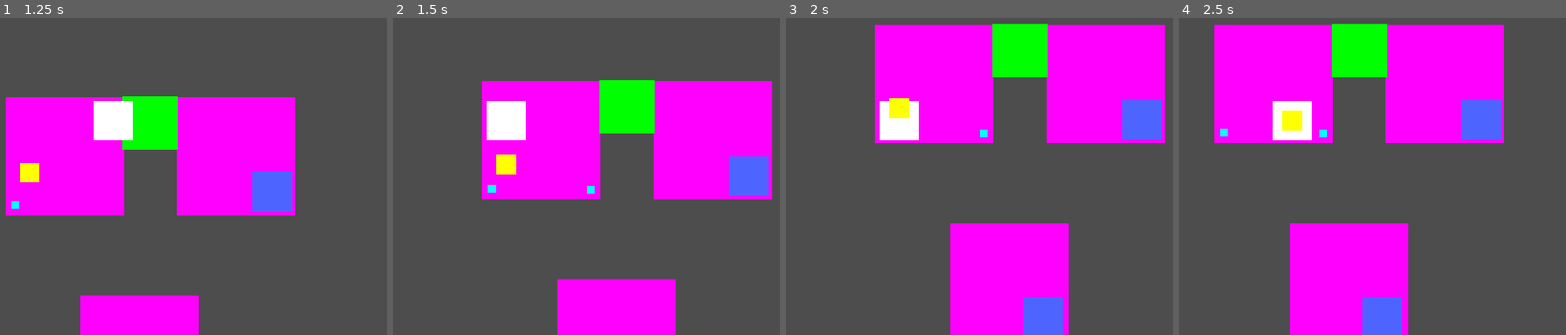
Above: before the commit, frames 1-4 (left to right).
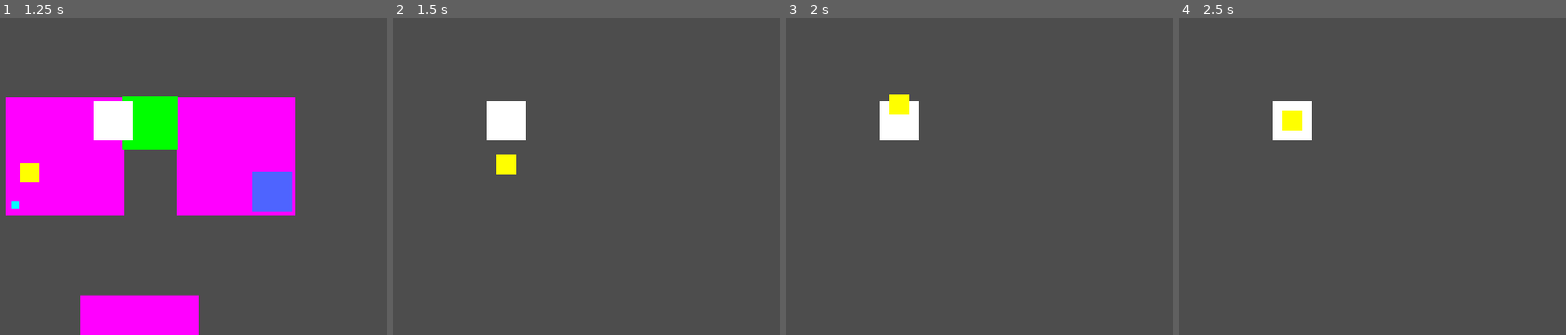
Above: after the commit, the same moments.

Repository: M4przybysz/lem_game_jam-powtorka
Game: Godot game, scene res://src/main/main.tscn
Same seed, same stepped clock (60 frames per second), same inputs: the game is played once before the commit and once after it.
Inputs:
- Up to frame 1 (1.25 s): tap Enter at 0.5 s; hold D (right) from 0.53 s (still down); tap F (action1) at 0.6 s
- Up to frame 2 (1.5 s): release D (right) at 1.28 s; hold S (down) from 1.28 s (still down); tap E (action2) at 1.35 s
- Up to frame 3 (2 s): keep holding S (down)
- Up to frame 4 (2.5 s): release S (down) at 2.03 s; hold D (right) from 2.03 s (still down); tap F (action1) at 2.1 s

Frame 1 is identical in both runs. In frame 2, 29% of the frame differs, in the area x 22-99%, y 19-100%; in frame 3, 35%, in the area x 22-99%, y 1-100%; in frame 4, 35%.

Commit message:
Zrobiłem główny pokój

Diff:
--- a/powtorka/src/gameplay/gameplay.tscn
+++ b/powtorka/src/gameplay/gameplay.tscn
@@ -6,6 +6,7 @@
 [ext_resource type="PackedScene" uid="uid://u330yrurm5sq" path="res://src/objects/item.tscn" id="4_44x78"]
 
 [node name="Gameplay" type="Node2D"]
+position = Vector2(-1912, 881)
 script = ExtResource("1_qu5en")
 
 [node name="test lvl" parent="." instance=ExtResource("1_wkdmg")]
--- /dev/null
+++ b/powtorka/src/levels/glowny.tscn
@@ -0,0 +1,88 @@
+[gd_scene load_steps=5 format=3 uid="uid://vlc2esek4y5n"]
+
+[ext_resource type="PackedScene" uid="uid://d1kkcfxkbvy1m" path="res://src/levels/rooms/room_big_closed.tscn" id="1_1k4ns"]
+[ext_resource type="PackedScene" uid="uid://c5ith1wamnvtw" path="res://src/objects/test_object.tscn" id="2_0er4t"]
+[ext_resource type="PackedScene" uid="uid://cshqsixm2pc76" path="res://src/player/player.tscn" id="3_cere0"]
+[ext_resource type="PackedScene" uid="uid://u330yrurm5sq" path="res://src/objects/item.tscn" id="4_0iudd"]
+
+[node name="Node2D" type="Node2D"]
+
+[node name="glowny" parent="." instance=ExtResource("1_1k4ns")]
+position = Vector2(1, -1051)
+
+[node name="Stolik" parent="." instance=ExtResource("2_0er4t")]
+position = Vector2(814, -726)
+scale = Vector2(8, 16)
+
+[node name="Krzeslo" parent="." instance=ExtResource("2_0er4t")]
+position = Vector2(956, -671)
+scale = Vector2(5, 5)
+
+[node name="Krzeslo2" parent="." instance=ExtResource("2_0er4t")]
+position = Vector2(955, -785)
+scale = Vector2(5, 5)
+
+[node name="Krzeslo3" parent="." instance=ExtResource("2_0er4t")]
+position = Vector2(673, -792)
+scale = Vector2(5, 5)
+
+[node name="Bierznia" parent="." instance=ExtResource("2_0er4t")]
+position = Vector2(942, -185)
+scale = Vector2(6, 14)
+
+[node name="Stacja badawcza" parent="." instance=ExtResource("2_0er4t")]
+position = Vector2(141, -56)
+scale = Vector2(12, 4)
+
+[node name="Stacja badawcza2" parent="." instance=ExtResource("2_0er4t")]
+position = Vector2(61, -214)
+scale = Vector2(4, 12)
+
+[node name="Właz" parent="." instance=ExtResource("2_0er4t")]
+position = Vector2(7, -509)
+scale = Vector2(4, 16)
+
+[node name="Rury" parent="." instance=ExtResource("2_0er4t")]
+position = Vector2(98, -1021)
+scale = Vector2(8, 2)
+
+[node name="Rury2" parent="." instance=ExtResource("2_0er4t")]
+position = Vector2(38, -921)
+scale = Vector2(2, 8)
+
+[node name="Kapsula" parent="." instance=ExtResource("2_0er4t")]
+position = Vector2(9, -761)
+scale = Vector2(4, 4)
+
+[node name="Wieszak na skafander" parent="." instance=ExtResource("2_0er4t")]
+position = Vector2(289, -1036)
+scale = Vector2(2, 2)
+
+[node name="Lampka sprawdzająca działanie stacji badawczej" parent="." instance=ExtResource("2_0er4t")]
+position = Vector2(280, -56)
+
+[node name="Player" parent="." instance=ExtResource("3_cere0")]
+position = Vector2(345, -159)
+
+[node name="Lampka sprawdzająca właz" parent="." instance=ExtResource("2_0er4t")]
+position = Vector2(39, -693)
+
+[node name="Lampka sprawdzająca bierznie" parent="." instance=ExtResource("2_0er4t")]
+position = Vector2(949, -353)
+
+[node name="Lampka sprawdzająca porządek" parent="." instance=ExtResource("2_0er4t")]
+position = Vector2(821, -905)
+
+[node name="Krzeslo4" parent="." instance=ExtResource("4_0iudd")]
+position = Vector2(547, -417)
+scale = Vector2(2, 2)
+
+[node name="miejsce na krzeslo" parent="." instance=ExtResource("2_0er4t")]
+position = Vector2(676, -657)
+scale = Vector2(5, 5)
+
+[node name="Lampka sprawdzająca rury" parent="." instance=ExtResource("2_0er4t")]
+position = Vector2(195, -1023)
+
+[node name="Kubeczek" parent="." instance=ExtResource("4_0iudd")]
+position = Vector2(57, -301)
--- a/powtorka/src/levels/test_lvl.tscn
+++ b/powtorka/src/levels/test_lvl.tscn
@@ -21,6 +21,7 @@
 radius = 60.0333
 
 [node name="test lvl" type="Node2D"]
+position = Vector2(-1532, 539)
 script = ExtResource("1_aw7th")
 
 [node name="Room1" type="StaticBody2D" parent="."]
@@ -46,6 +47,7 @@
 offset_right = 729.0
 offset_bottom = 298.0
 color = Color(1, 0, 1, 1)
+metadata/_edit_use_anchors_ = true
 
 [node name="Room2" type="StaticBody2D" parent="."]
 
@@ -69,6 +71,7 @@
 offset_right = 298.0
 offset_bottom = 298.0
 color = Color(1, 0, 1, 1)
+metadata/_edit_use_anchors_ = true
 
 [node name="corridor gayen\'t" parent="." instance=ExtResource("2_uhx2c")]
 position = Vector2(290, -6)
@@ -110,6 +113,7 @@
 offset_right = 487.0
 offset_bottom = 796.5
 color = Color(1, 0, 1, 1)
+metadata/_edit_use_anchors_ = true
 
 [node name="wall w2" type="CollisionShape2D" parent="Room3"]
 position = Vector2(484, 648)
